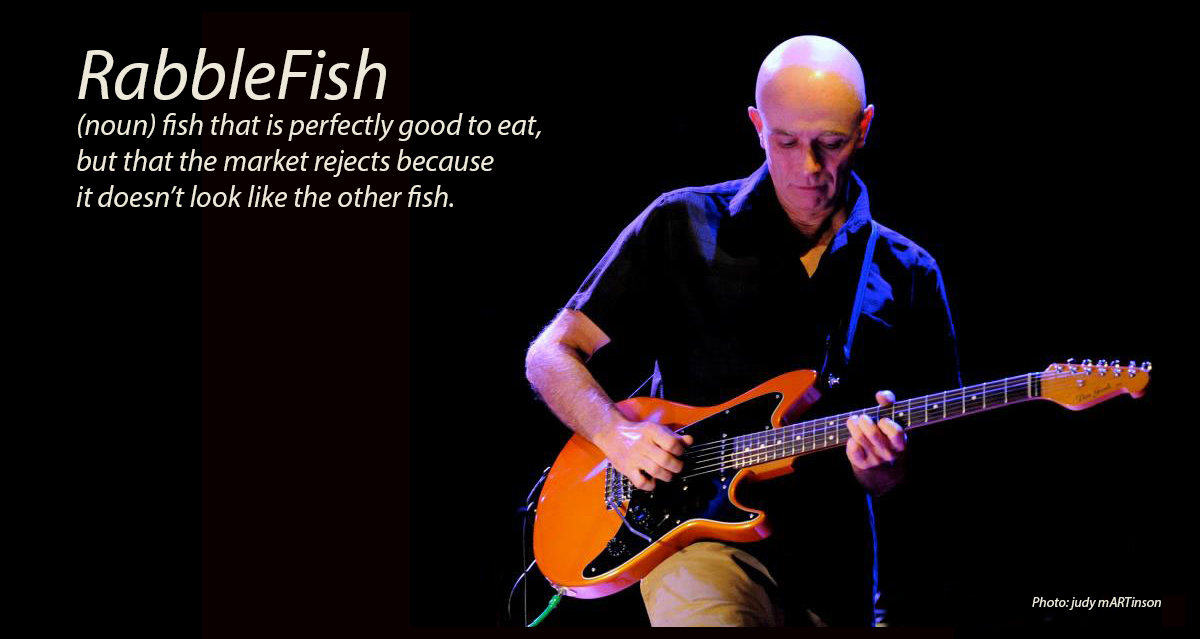
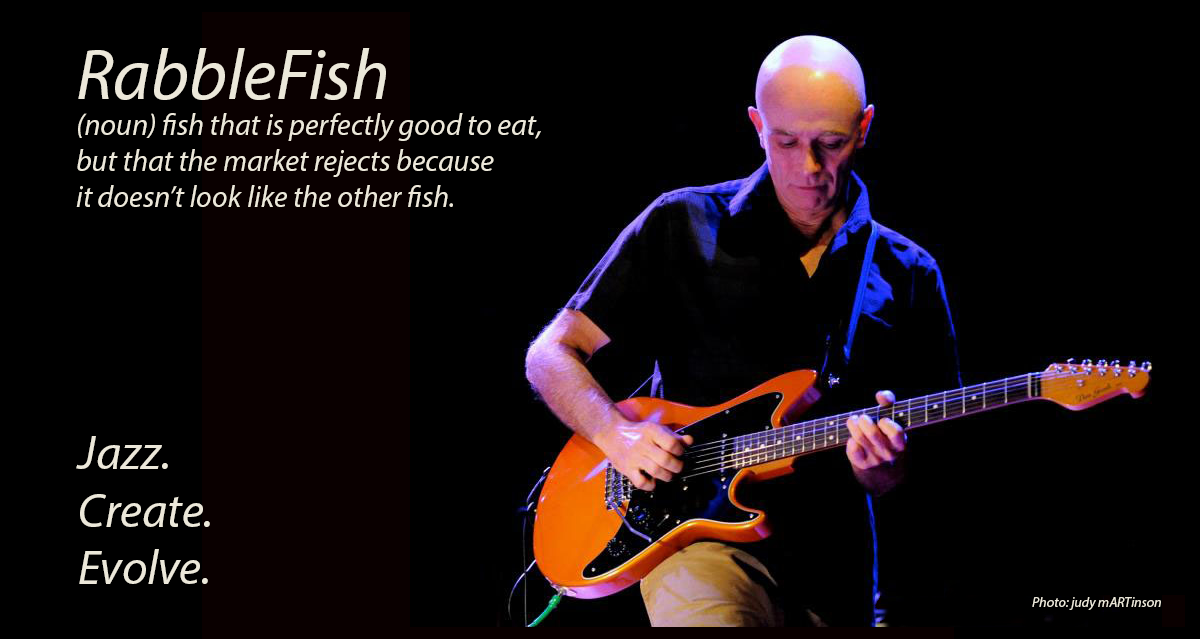
The second w=1200, h=639 image is a revision of the first. Changes to its layers:
added layer "Jazz. Create. Evolve." above "RabbleFish (noun) fish that is perfectly good to eat, but that" over [76, 436, 210, 584]
